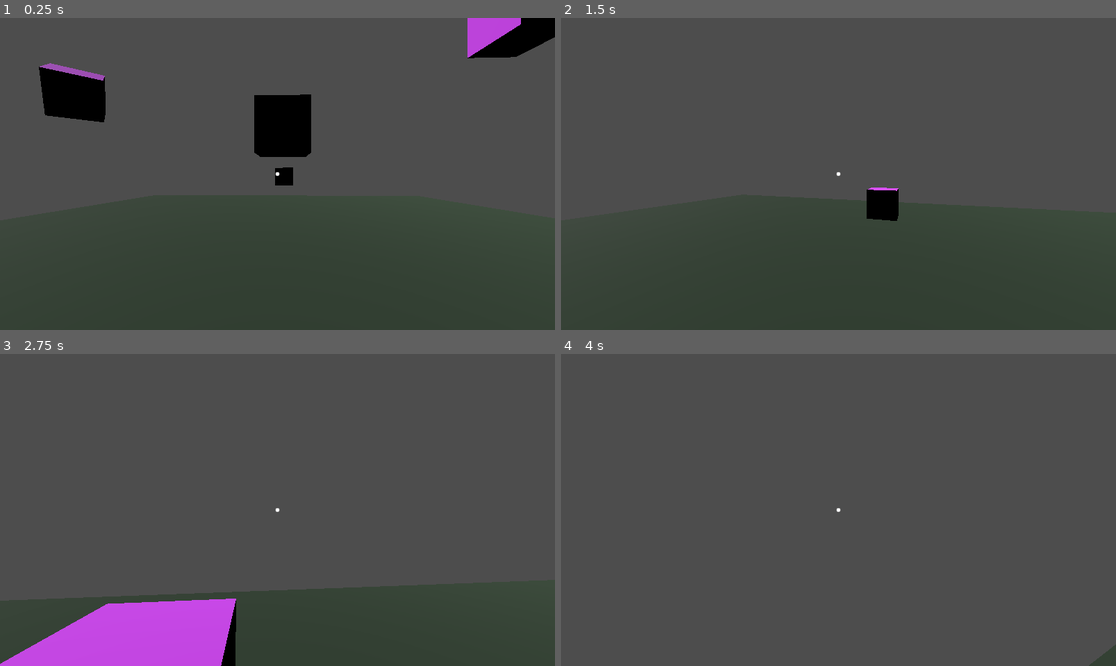
Above: before the commit, frames 1-4 (two rows, left to right).
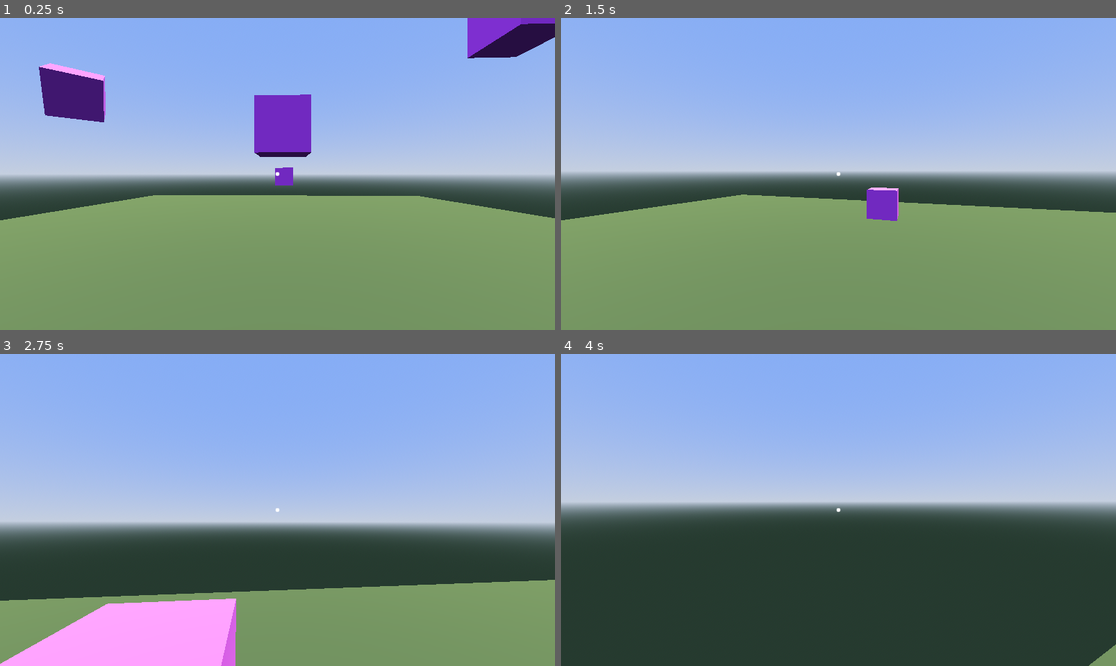
Above: after the commit, the same moments.

Repository: aaroca/thehunt-godot
Game: Godot game, scene res://scenes/tests.tscn
Same seed, same stepped clock (60 frames per second), same inputs: the game is played once before the commit and once after it.
Inputs (mouse positions are in pixels of both pictures, inside the frame that each line leads up to):
- Up to frame 1 (0.25 s): no input
- Up to frame 2 (1.5 s): tap Enter (ui_accept) at 0.5, 0.77 s; move the mouse to (866, 174) at 0.52 s; hold Up (ui_up) from 0.53 s (still down); move the mouse to (810, 174) at 1.27 s
- Up to frame 3 (2.75 s): keep holding Up (ui_up); tap Enter (ui_accept) at 1.52 s; move the mouse to (288, 503) at 2.02 s
- Up to frame 4 (4 s): keep holding Up (ui_up); move the mouse to (832, 516) at 2.77 s; tap Enter (ui_accept) at 3.02, 3.5, 3.77 s; move the mouse to (877, 513) at 3.52 s

The runs differ from the first frame. In frame 1, 97% of the frame differs, in the area x 0-100%, y 0-100%; in frame 2, 97%; in frame 3, 97%; in frame 4, 97%.

Commit message:
Add test environment

Diff:
--- a/scenes/tests.tscn
+++ b/scenes/tests.tscn
@@ -1,8 +1,22 @@
-[gd_scene load_steps=8 format=3 uid="uid://bfklxn17yt48j"]
+[gd_scene load_steps=11 format=3 uid="uid://bfklxn17yt48j"]
 
 [ext_resource type="Script" path="res://scripts/debug.gd" id="1_3ok25"]
 [ext_resource type="PackedScene" uid="uid://b34rym0jaouju" path="res://prefabs/player.tscn" id="2_hkmjo"]
 [ext_resource type="PackedScene" uid="uid://c6u8b4aft433k" path="res://prefabs/obstacle.tscn" id="2_kuul4"]
+
+[sub_resource type="ProceduralSkyMaterial" id="ProceduralSkyMaterial_5vocj"]
+sky_top_color = Color(0.403922, 0.537255, 0.917647, 1)
+sky_horizon_color = Color(0.634314, 0.682353, 0.769608, 1)
+ground_bottom_color = Color(0.133333, 0.192157, 0.160784, 1)
+ground_horizon_color = Color(0.634314, 0.682353, 0.769608, 1)
+
+[sub_resource type="Sky" id="Sky_pr2r0"]
+sky_material = SubResource("ProceduralSkyMaterial_5vocj")
+
+[sub_resource type="Environment" id="Environment_2trr6"]
+background_mode = 2
+sky = SubResource("Sky_pr2r0")
+tonemap_mode = 2
 
 [sub_resource type="BoxShape3D" id="BoxShape3D_sy1m3"]
 size = Vector3(20, 0.2, 20)
@@ -21,8 +35,12 @@
 script = ExtResource("1_3ok25")
 
 [node name="sun" type="DirectionalLight3D" parent="."]
-transform = Transform3D(1, 0, 0, 0, 0.684878, 0.728658, 0, -0.728658, 0.684878, 0, 6.42572, 5.70596)
-metadata/_edit_lock_ = true
+transform = Transform3D(-1, -2.52629e-06, 2.1214e-07, 0, 0.0836783, 0.996493, -2.53518e-06, 0.996493, -0.0836783, 0, 0, 0)
+light_color = Color(1, 1, 0.654902, 1)
+light_energy = 2.2
+
+[node name="environment" type="WorldEnvironment" parent="."]
+environment = SubResource("Environment_2trr6")
 
 [node name="obstacle" parent="." instance=ExtResource("2_kuul4")]
 transform = Transform3D(1, 0, 0, 0, 1, 0, 0, 0, 1, 1.47064, 2.89775, 0)
